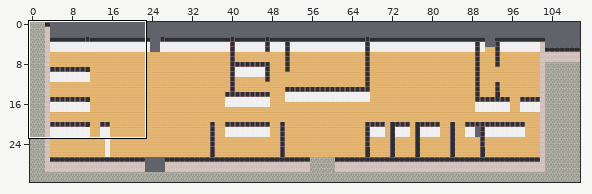
Two versions of a level (Tiled map (JSON), map.tmj). The picture above shows the old version from afar; the outline marks the close-up.
Close-up. Before the edit:
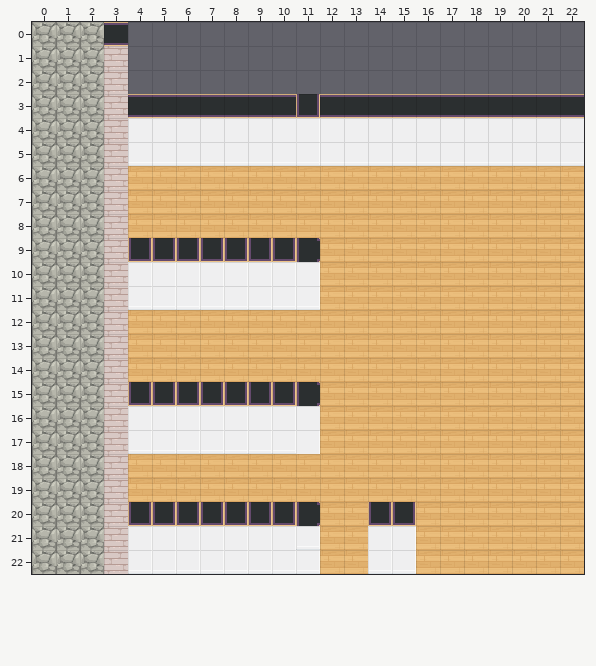
Cells are 32x32 px. Shown: x 0..22, y 0..22. The commit also changed other parts of the map, which this record leaves out.
The same view after the edit:
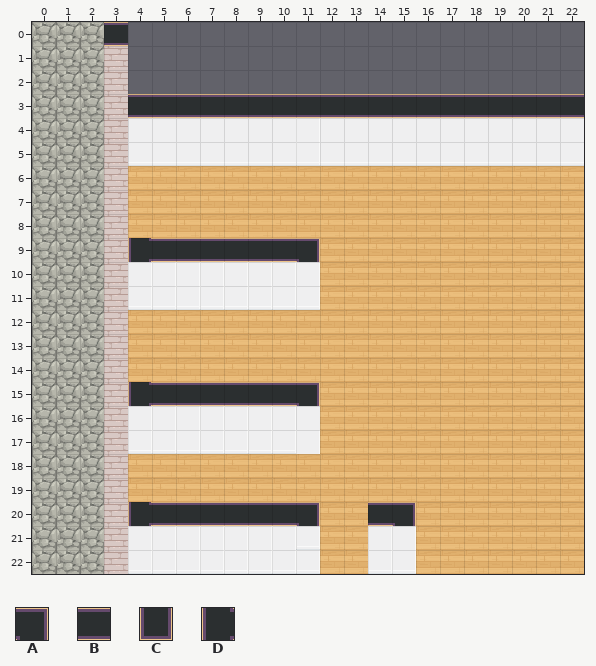
Key: from "Chunk 1": A 0, B 4, C 8, D 19.
_ is an empty cell.
Difference:
Layer "walls/walls1":
Tile C becomes tile A in row 20 at x 15.
Tile D becomes tile A in row 9 at x 11; in row 15 at x 11; in row 20 at x 11.
Tile C becomes tile B in row 3 at x 11; in row 9 at x 5 to 10; in row 15 at x 5 to 10; in row 20 at x 5 to 10 and 14.
Tile C becomes tile D in row 9 at x 4; in row 15 at x 4; in row 20 at x 4.
Boxes around the changes in both close-ups, in picture pixels (x1, y1, x2, y2):
changed: (296, 94, 320, 117)
changed: (129, 238, 320, 262)
changed: (129, 382, 320, 406)
changed: (129, 502, 320, 526)
changed: (368, 502, 415, 526)
